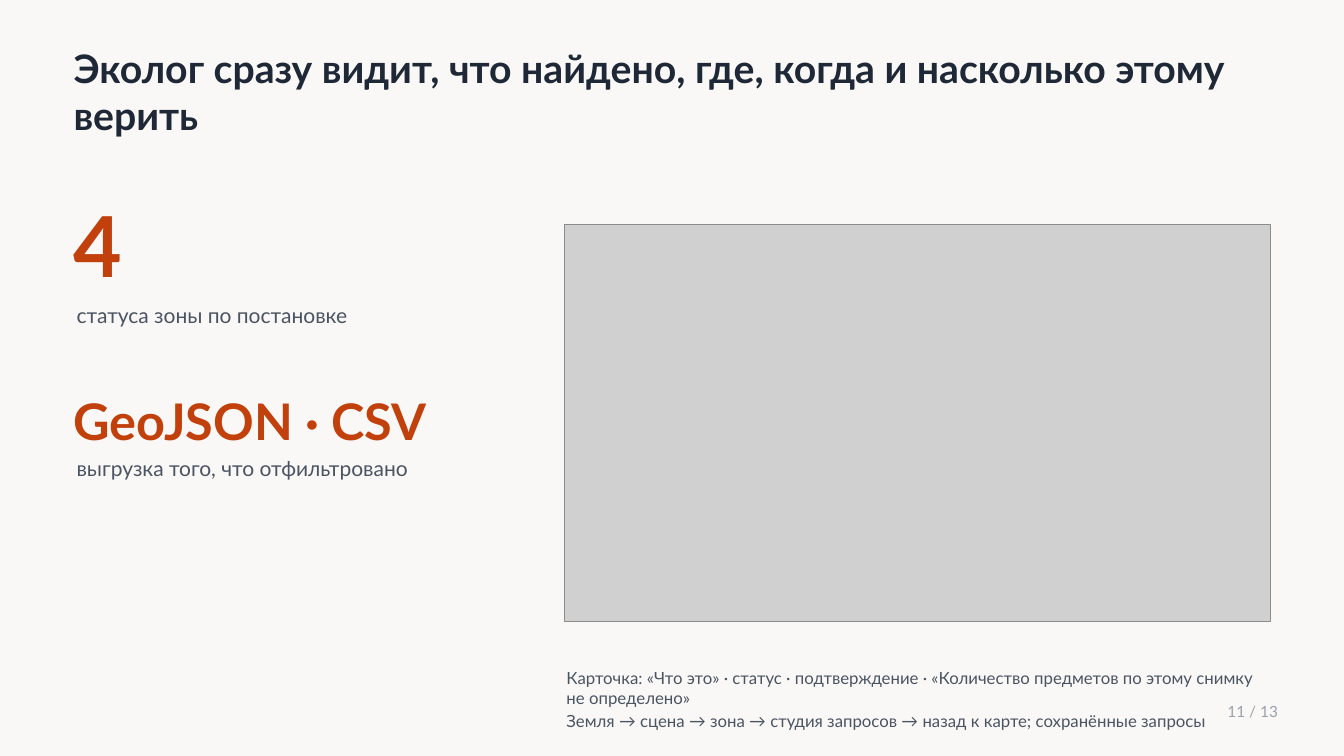
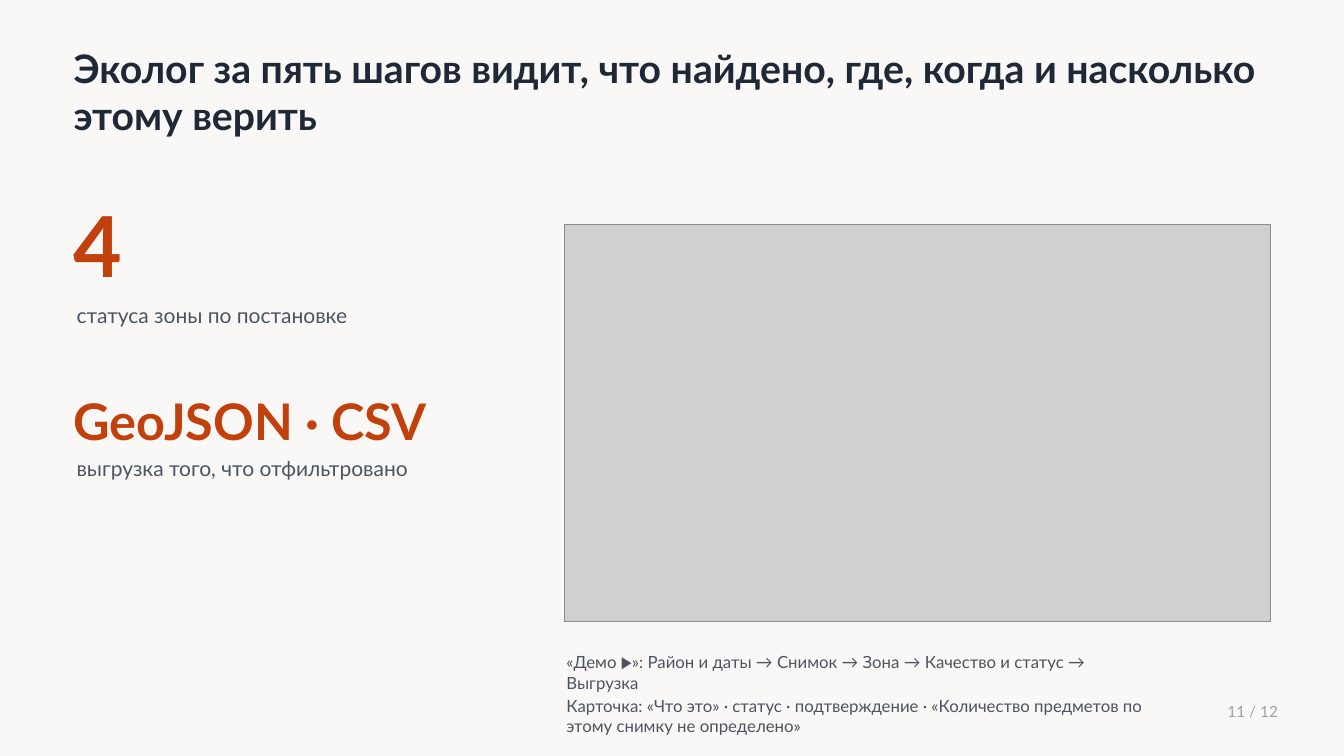
Before and after one commit to azama2t/final-cosmohack, a slide deck: slide 11 of presentation/deck_checkpoint.pptx. Drawn at 1344x756 pixels with LibreOffice and Linux fonts; fonts in the diff are those of the drawing; grey boxes stand for pictures. Boxes give left, top, right and bottom in pixels: in the first picture for what was removed or moved away, otherwise in the second. Text is boxed around its words. In the diff, an @@ line names an element or a change of style, - is before the commit and + after.

Commit message:
дека §51 п.1: основная часть 12 слайдов на 7 мин (6:17 + Демо), тайминг в заметках и SPEECH, QA — 11 вопросов эксперта

```diff
--- a/presentation/deck_checkpoint.pptx
+++ b/presentation/deck_checkpoint.pptx
@@ text at <box>74,54,1255,137</box>: text changed @@
-Эколог сразу видит, что найдено, где, когда и насколько этому верить
+Эколог за пять шагов видит, что найдено, где, когда и насколько этому верить
@@ text "«Демо ▶»: Район и даты ...": place and size @@
-text "«Демо ▶»: Район и даты ..." at <box>566,672,1252,730</box>
+text "«Демо ▶»: Район и даты ..." at <box>566,656,1142,735</box>
@@ text at <box>566,656,1063,692</box>: paragraph added @@
+«Демо ▶»: Район и даты → Снимок → Зона → Качество и статус → Выгрузка
@@ text at <box>566,715,1205,730</box>: paragraph removed @@
-Земля → сцена → зона → студия запросов → назад к карте; сохранённые запросы
@@ text at <box>1227,706,1278,717</box>: text changed @@
-11 / 13
+11 / 12
```
Also in this commit, not shown: 11 other slides changed, 13 other files.
